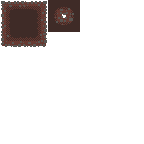
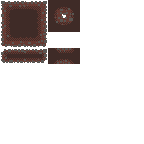
Layered file, before and after one edit (144 x 144). Changes by layer:
added layer "Layer 6(pasted)" above "Layer 5" over <box>1,48,80,64</box>
added layer "Layer 5" above "Layer 4" over <box>1,48,80,64</box>
